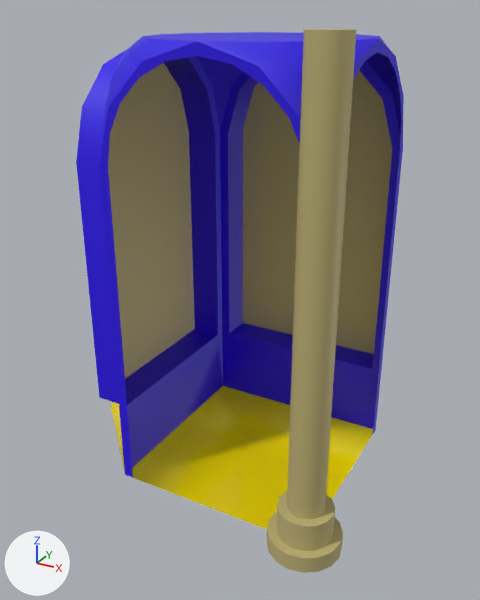
The FBX model Assets/Prefabs/Miles/V1/RightTurns/RightTurnV1.fbx: old version first, new version second.
Camera for both pictures: a 50 mm lens placed at (-1.38, -3.17, 2.63), pointed at (-3.17, 0.08, 1.0). Every picture has the same lights, and +X, +Y and +Z are marked at lower left. The first picture is the older version. Vertices at exactly the same position are counted once.

The older version as bpy lines, for what is in view:
```python
mat_accent = principled_material('Accent')
mat_accent.base_color = (0.0212, 0.0, 0.8)  # blue #2800e7
mat_floor = principled_material('Floor')
mat_floor.base_color = (0.8, 0.649, 0.0)  # yellow #e7d300
mat_floor.roughness = 0.05
me_plane_005 = bpy.data.meshes.new('Plane.005')
me_plane_005.from_pydata(...)  # 265 vertices, 239 faces; spans x -1.2..0.8, y -0.8..1.2, z 0.0..2.55
# faces by material slot: [9, 112, 118]
me_plane_005.materials.append(mat_floor)  # yellow #e7d300
me_plane_005.materials.append(mat_accent)  # blue #2800e7
me_plane_005.materials.append(mat_mainwall)  # yellow #bfb177
ob_rightturnv1 = bpy.data.objects.new('RightTurnV1', me_plane_005)
ob_rightturnv1.location = (-3.0, 0.0, 0.0)
```
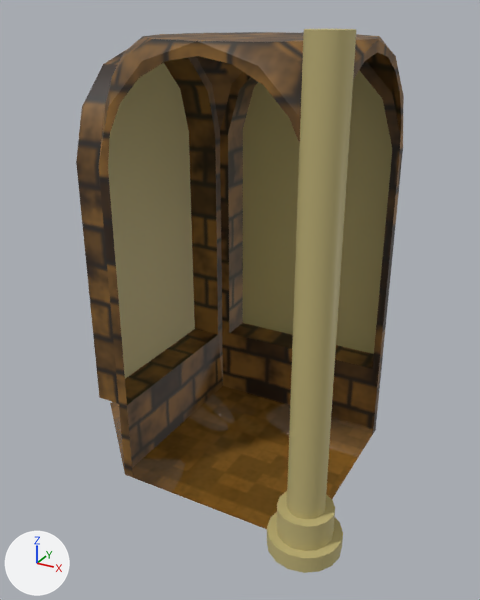
Patch to the scene script:
```diff
--- a/Assets/Prefabs/Miles/V1/RightTurns/RightTurnV1.fbx.py
+++ b/Assets/Prefabs/Miles/V1/RightTurns/RightTurnV1.fbx.py
@@ img_straightv1baked_png @@
+img_straightv1baked_png = load_image('StraightV1Baked.png', '../../../../Materials/Miles/StraightV1Baked.png', 4096, 4096, 'sRGB')
@@ mat_floor @@
 mat_floor = principled_material('Floor')
-mat_floor.base_color = (0.8, 0.649, 0.0)  # yellow #e7d300
+mat_floor.texture = img_straightv1baked_png
 mat_floor.roughness = 0.05
@@ mat_accent @@
 mat_accent = principled_material('Accent')
-mat_accent.base_color = (0.0212, 0.0, 0.8)  # blue #2800e7
+mat_accent.texture = img_straightv1baked_png
@@ me_plane_005 @@
 me_plane_005.from_pydata(...)  # 265 vertices, 239 faces; spans x -1.2..0.8, y -0.8..1.2, z 0.0..2.55
 # used by ob_rightturnv1; location = (-3.0, 0.0, 0.0)
+# me_plane_005 part 1: texture (UV) coordinates of 125 of 239 faces, centred in x -0.88..0.6, y -0.6..0.98, z 0.0..2.5, changed; they spanned u 0.0..1.0, v 0.0..0.9 and now span u 0.12..0.97, v 0.0..0.96
 me_plane_005.materials.append(mat_floor)
```

Pixel boxes [x1, y1, x2, y2] of what changed, in the pictures (480 x 600 px):
'RightTurnV1', surface changed (blue to brown)
    both: [76, 29, 404, 532]
part 1 of me_plane_005, surface changed (blue to brown)
    both: [76, 32, 404, 529]
